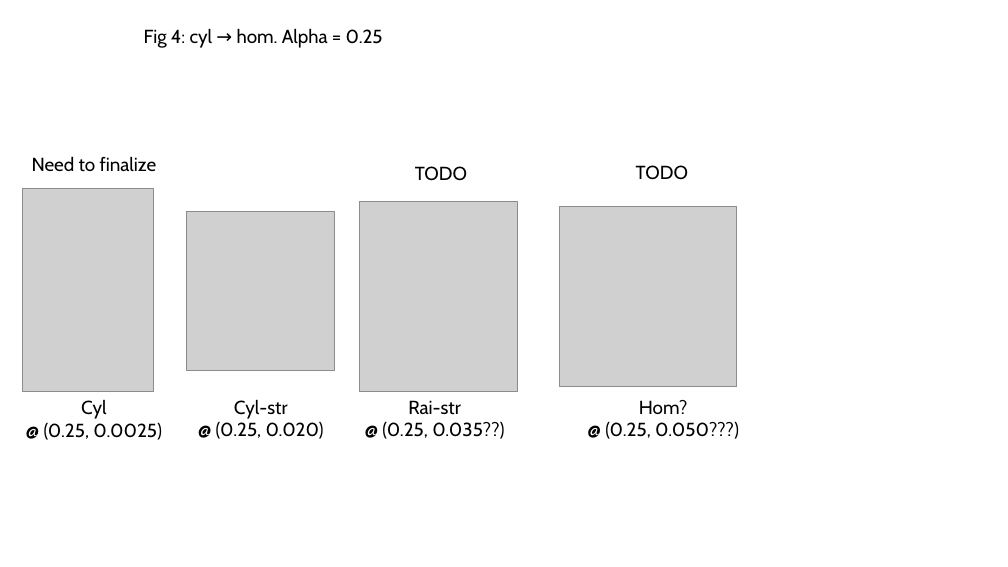
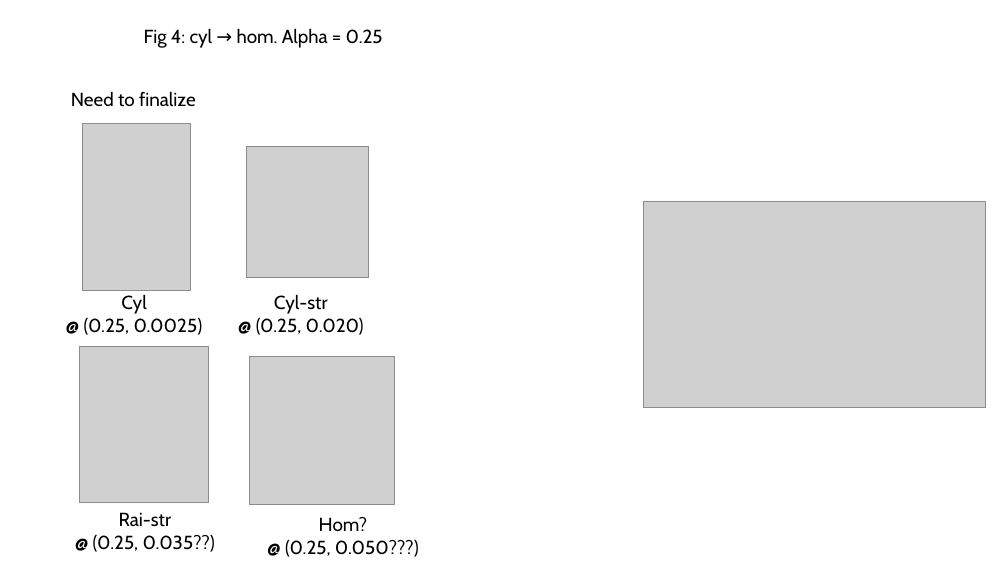
Before and after one commit to tyokokur/presentations, a slide deck: slide 4 of SYSG3_paper.pptx. Drawn at 1008x567 pixels with LibreOffice and Linux fonts; fonts in the diff are those of the drawing; grey boxes stand for pictures. Boxes give left, top, right and bottom in pixels: in the first picture for what was removed or moved away, otherwise in the second. Text is boxed around its words. In the diff, an @@ line names an element or a change of style, - is before the commit and + after.

```diff
--- a/SYSG3_paper.pptx
+++ b/SYSG3_paper.pptx
@@ text "Need to finalize": place and size @@
-text "Need to finalize" at (32,156,157,172)
+text "Need to finalize" at (71,91,196,107)
@@ picture: place and size @@
-picture at (23,188,154,392)
+picture at (82,124,190,290)
@@ picture: place and size @@
-picture at (187,212,334,371)
+picture at (247,147,368,278)
@@ text removed at (415,166,467,181) @@
-TODO
@@ text removed at (636,165,688,180) @@
-TODO
@@ picture added at (644,202,985,408) @@
@@ text "Cyl @ (0.25, 0.0025)": place and size @@
-text "Cyl @ (0.25, 0.0025)" at (44,400,162,440)
+text "Cyl @ (0.25, 0.0025)" at (84,294,203,335)
@@ text "Cyl-str @ (0.25, 0.020)": place and size @@
-text "Cyl-str @ (0.25, 0.020)" at (216,399,324,439)
+text "Cyl-str @ (0.25, 0.020)" at (256,294,364,335)
@@ picture: place and size @@
-picture at (359,202,517,392)
+picture at (79,346,209,502)
@@ picture: place and size @@
-picture at (560,206,737,386)
+picture at (250,356,395,504)
@@ text "Rai-str @ (0.25, 0.035??)": place and size @@
-text "Rai-str @ (0.25, 0.035??)" at (382,400,504,439)
+text "Rai-str @ (0.25, 0.035??)" at (93,512,215,552)
@@ text "Hom? @ (0.25, 0.050???)": place and size @@
-text "Hom? @ (0.25, 0.050???)" at (605,400,739,439)
+text "Hom? @ (0.25, 0.050???)" at (285,517,419,557)
```
Also in this commit, not shown: 4 other slides changed.
